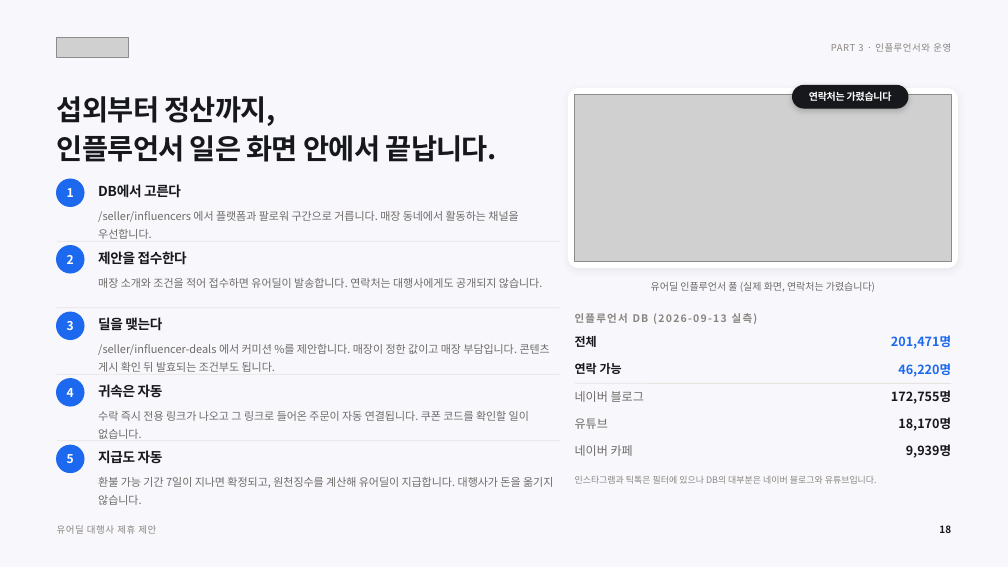
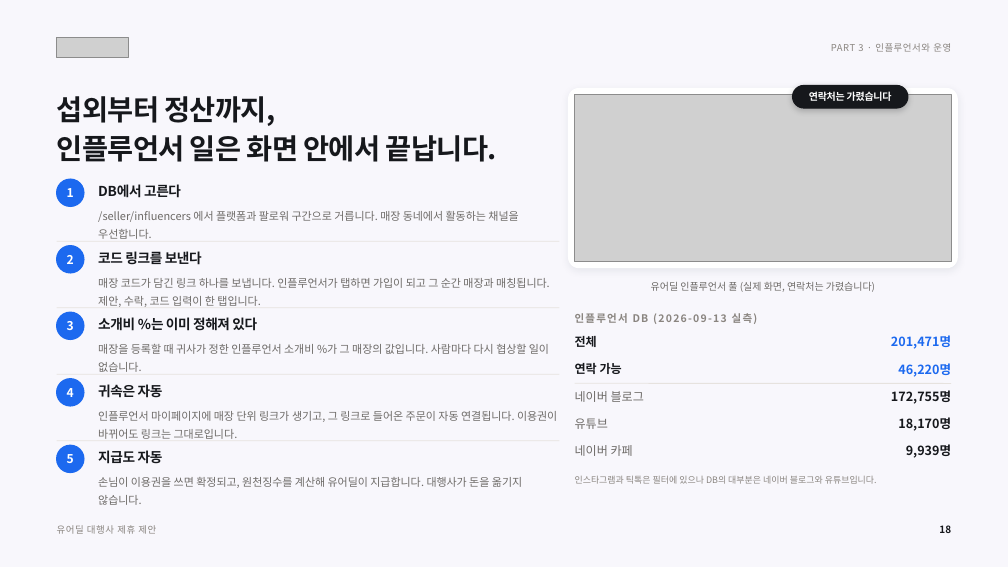
Before and after one commit to tobe2111/ur-live, a slide deck: slide 19 of docs/business/proposals/urdeal-agency-proposal.pptx. Drawn at 1008x567 pixels with LibreOffice and Linux fonts; fonts in the diff are those of the drawing; grey boxes stand for pictures. Boxes give left, top, right and bottom in pixels: in the first picture for what was removed or moved away, otherwise in the second. Text is boxed around its words. In the diff, an @@ line names an element or a change of style, - is before the commit and + after.

```diff
--- a/docs/business/proposals/urdeal-agency-proposal.pptx
+++ b/docs/business/proposals/urdeal-agency-proposal.pptx
@@ text at (98,251,202,265): text changed @@
-제안을 접수한다
+코드 링크를 보낸다
@@ text at (98,278,550,307): text changed @@
-매장 소개와 조건을 적어 접수하면 유어딜이 발송합니다. 연락처는 대행사에게도 공개되지 않습니다.
+매장 코드가 담긴 링크 하나를 보냅니다. 인플루언서가 탭하면 가입이 되고 그 순간 매장과 매칭됩니다. 제안, 수락, 코드 입력이 한 탭입니다.
@@ text at (98,317,257,331): text changed @@
-딜을 맺는다
+소개비 %는 이미 정해져 있다
@@ text at (98,344,549,354): text changed @@
-/seller/influencer-deals 에서 커미션 %를 제안합니다. 매장이 정한 값이고 매장 부담입니다. 콘텐츠 게시 확인 뒤 발효되는 조건부도 됩니다.
+매장을 등록할 때 귀사가 정한 인플루언서 소개비 %가 그 매장의 값입니다. 사람마다 다시 협상할 일이 없습니다.
@@ text at (98,411,557,439): text changed @@
-수락 즉시 전용 링크가 나오고 그 링크로 들어온 주문이 자동 연결됩니다. 쿠폰 코드를 확인할 일이 없습니다.
+인플루언서 마이페이지에 매장 단위 링크가 생기고, 그 링크로 들어온 주문이 자동 연결됩니다. 이용권이 바뀌어도 링크는 그대로입니다.
@@ text at (98,477,522,505): text changed @@
-환불 가능 기간 7일이 지나면 확정되고, 원천징수를 계산해 유어딜이 지급합니다. 대행사가 돈을 옮기지 않습니다.
+손님이 이용권을 쓰면 확정되고, 원천징수를 계산해 유어딜이 지급합니다. 대행사가 돈을 옮기지 않습니다.
```
Also in this commit, not shown: 20 other slides changed, 11 other files.
